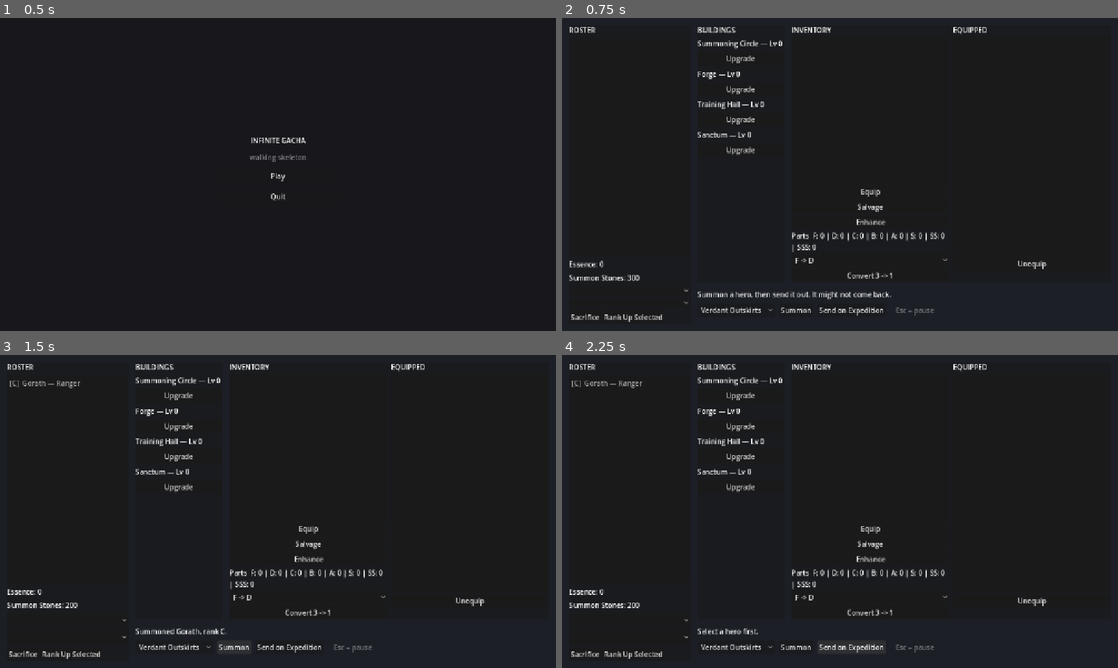
Above: before the commit, frames 1-4 (two rows, left to right).
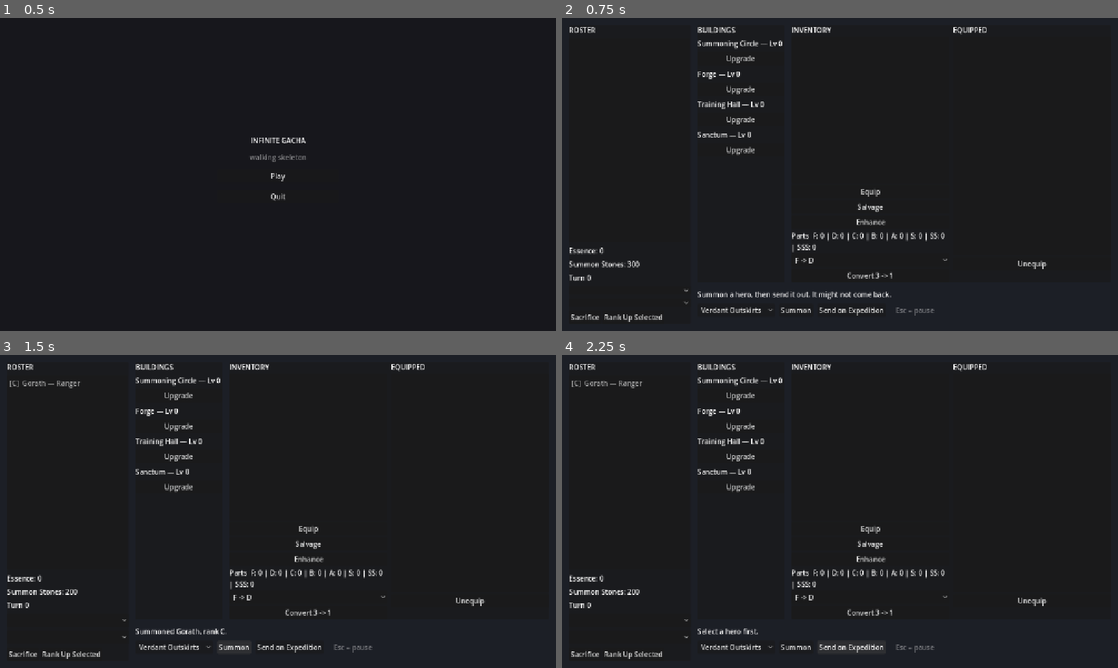
Above: after the commit, the same moments.

Repository: Joony117/Hearthbound
Game: Godot game, scene res://ui/main_menu.tscn
The game is run twice, just before and just after one commit, with the same random seed, the same clock (stepped at 60 frames per second) and the same inputs.
Inputs:
- Up to frame 1 (0.5 s): no input
- Up to frame 2 (0.75 s): click "Play" at 0.5 s
- Up to frame 3 (1.5 s): click "Summon" at 1.25 s
- Up to frame 4 (2.25 s): click "Send on Expedition" at 2 s

Frame 1 is identical in both runs. In frame 2, 0.4% of the frame differs, in the area x 1-14%, y 73-84%; in frame 3, 0.4%; in frame 4, 0.4%.

Commit message:
feat: P2-23 makes turns real, and a lost cache records the one it died on
GameSession.turns is a new persisted int, ticked once per resolved
expedition. COMPLETED/RETREATED/DEFEATED tick it; INVALID_TEAM returns
before the first wave and does not. The tick lands before the wave loop
on purpose: a hero dying on that expedition stamps LostCache.turn_lost
with the turn the run became, so an immediate recovery reads
turns_elapsed == 0 rather than -1, which is the fresh-cache case
SYSTEMS.md verified at 0.35.

turn_lost is the field P2-04e refused to fabricate for want of a counter.
It decodes above LostCache.from_dict's early return on a malformed items
array, so a cache that lost its gear still knows when it was created.

kill_hero() took no new argument - turns is the autoload's own state, not
a balance number smuggled through it.

Gates: import gate exit 0 with zero warnings; GUT 110/110, 9740 asserts;
save_roundtrip_check.gd exit 0 under a temp APPDATA, now asserting a
non-zero turn_lost survives real JSON on disk. Mandatory verifier pass
returned pass-with-concerns on all 8 criteria; its one finding was this
ticket's own allowed-file list, corrected in the body.

Co-Authored-By: Claude Opus 5 <noreply@anthropic.com>

Diff:
--- a/equipment/lost_cache.gd
+++ b/equipment/lost_cache.gd
@@ -5,18 +5,29 @@
 var hero_name: String
 var zone_id: StringName
 var items: Array[Item] = []
+## GameSession.turns at the moment of death. A turn is one resolved expedition; the cache's
+## deadline is turn_lost + 15 + 5 * reliquary_level, evaluated at the recovery attempt rather
+## than frozen here, so a Reliquary upgrade extends caches that already exist (docs/SYSTEMS.md,
+## Turns). Nothing reads this until P2-04f.
+var turn_lost: int = 0
 
 
-func _init(p_hero_name: String = "", p_zone_id: StringName = &"") -> void:
+func _init(p_hero_name: String = "", p_zone_id: StringName = &"", p_turn_lost: int = 0) -> void:
 	hero_name = p_hero_name
 	zone_id = p_zone_id
+	turn_lost = p_turn_lost
 
 
 func to_dict() -> Dictionary:
 	var item_entries: Array[Dictionary] = []
 	for item: Item in items:
 		item_entries.append(item.to_dict())
-	return {"hero_name": hero_name, "zone_id": str(zone_id), "items": item_entries}
+	return {
+		"hero_name": hero_name,
+		"zone_id": str(zone_id),
+		"items": item_entries,
+		"turn_lost": turn_lost,
+	}
 
 
 static func from_dict(data: Dictionary) -> LostCache:
@@ -33,6 +44,9 @@
 		cache.zone_id = StringName(raw_zone_id as String)
 	else:
 		push_error("Invalid lost cache zone_id: expected String, got %s." % type_string(typeof(raw_zone_id)))
+	# Decoded ahead of items because a malformed items array returns early below, and a cache that
+	# lost its gear to a bad save should still know when it was created.
+	cache.turn_lost = maxi(Item.int_field(data, "turn_lost", 0, "lost cache"), 0)
 	# Save-file fields remain Variant until their types are validated.
 	var raw_items: Variant = data.get("items")
 	if not raw_items is Array:
--- a/hub/expedition/expedition.gd
+++ b/hub/expedition/expedition.gd
@@ -30,6 +30,10 @@
 	for hero: Hero in team:
 		if Hero.definition_for(hero.def_id) == null:
 			return OUTCOME_INVALID_TEAM
+	# Before the waves, not after: a hero dying below stamps its LostCache with the turn this
+	# expedition became, so an immediate recovery run reads turns_elapsed == 0 rather than -1
+	# (docs/SYSTEMS.md, Turns).
+	GameSession.advance_turn()
 	var training_hall_level: int = clampi(
 		GameSession.building_levels[2],
 		0,
--- a/hub/hub.gd
+++ b/hub/hub.gd
@@ -13,6 +13,7 @@
 @onready var _target_option: OptionButton = %TargetOption
 @onready var _essence: Label = %Essence
 @onready var _stones: Label = %Stones
+@onready var _turns: Label = %Turns
 @onready var _summon_button: Button = %Summon
 @onready var _inventory_list: ItemList = %InventoryList
 @onready var _parts: Label = %Parts
@@ -32,6 +33,7 @@
 	GameSession.roster_changed.connect(_refresh_roster)
 	GameSession.roster_changed.connect(_refresh_essence)
 	GameSession.roster_changed.connect(_refresh_stones)
+	GameSession.roster_changed.connect(_refresh_turns)
 	GameSession.roster_changed.connect(_refresh_inventory)
 	GameSession.roster_changed.connect(_refresh_parts)
 	GameSession.roster_changed.connect(_refresh_buildings)
@@ -41,6 +43,7 @@
 	_refresh_roster()
 	_refresh_essence()
 	_refresh_stones()
+	_refresh_turns()
 	_refresh_inventory()
 	_refresh_parts()
 	_refresh_buildings()
@@ -96,6 +99,10 @@
 func _refresh_stones() -> void:
 	_stones.text = "Summon Stones: %d" % GameSession.stones
 	_summon_button.disabled = GameSession.stones < BALANCE.summon_pull_cost
+
+
+func _refresh_turns() -> void:
+	_turns.text = "Turn %d" % GameSession.turns
 
 
 func _refresh_inventory() -> void:
--- a/hub/hub.tscn
+++ b/hub/hub.tscn
@@ -131,6 +131,11 @@
 unique_name_in_owner = true
 layout_mode = 2
 text = "Summon Stones: 300"
+
+[node name="Turns" type="Label" parent="UI/Root/RosterPanel/VBox"]
+unique_name_in_owner = true
+layout_mode = 2
+text = "Turn 0"
 
 [node name="FodderOption" type="OptionButton" parent="UI/Root/RosterPanel/VBox"]
 unique_name_in_owner = true
--- a/systems/game_session.gd
+++ b/systems/game_session.gd
@@ -17,6 +17,9 @@
 var building_levels: Array[int] = [0, 0, 0, 0, 0]
 var essence: int = 0
 var stones: int = STARTING_STONES
+## One resolved expedition, per docs/SYSTEMS.md, Turns. Monotonic, never reset - lost-cache decay
+## is measured against it, so a clock that could go backwards would resurrect an expired cache.
+var turns: int = 0
 var lost_caches: Array[LostCache] = []
 var cleared_zone_ids: Dictionary[StringName, bool] = {}
 
@@ -39,6 +42,13 @@
 	roster.append(hero)
 	roster_changed.emit()
 	return true
+
+
+## Called once per expedition that actually runs. An expedition that never reaches a wave
+## (OUTCOME_INVALID_TEAM) is not a turn - nothing happened.
+func advance_turn() -> void:
+	turns += 1
+	roster_changed.emit()
 
 
 func credit_stones(amount: int) -> void:
@@ -171,7 +181,7 @@
 ## reachable from more than one call site is how this game rots.
 func kill_hero(hero: Hero, zone_id: StringName, balance: BalanceTable) -> void:
 	if not hero.equipped.is_empty():
-		var cache := LostCache.new(hero.hero_name, zone_id)
+		var cache := LostCache.new(hero.hero_name, zone_id, turns)
 		for item: Item in hero.equipped.values():
 			cache.items.append(item)
 		lost_caches.append(cache)
@@ -203,6 +213,7 @@
 		"building_levels": building_levels.duplicate(),
 		"essence": essence,
 		"stones": stones,
+		"turns": turns,
 		"lost_caches": lost_cache_entries,
 		"cleared_zone_ids": cleared_entries,
 	}
@@ -215,6 +226,7 @@
 	building_levels.fill(0)
 	essence = 0
 	stones = STARTING_STONES
+	turns = 0
 	lost_caches.clear()
 	cleared_zone_ids.clear()
 	for entry: Variant in _array_field(data, "roster"):
@@ -255,6 +267,7 @@
 		building_levels[building_index] = level
 	essence = maxi(Item.int_field(data, "essence", 0, "game session"), 0)
 	stones = maxi(Item.int_field(data, "stones", STARTING_STONES, "game session"), 0)
+	turns = maxi(Item.int_field(data, "turns", 0, "game session"), 0)
 	for entry: Variant in _array_field(data, "lost_caches"):
 		if entry is Dictionary:
 			lost_caches.append(LostCache.from_dict(entry))
--- a/tests/save_roundtrip_check.gd
+++ b/tests/save_roundtrip_check.gd
@@ -30,6 +30,7 @@
 const STONE_HERO_NAME := "Roundtrip Stone Hero"
 const STONE_REWARD := 75
 const PROGRESS_HERO_NAME := "Untrusted Progress Hero"
+const TURNS_AT_DEATH := 7
 
 var _game_session: Node
 var _save_service: Node
@@ -72,7 +73,7 @@
 	if restore_code != 0:
 		exit_code = restore_code
 	if exit_code == 0:
-		print("PASS: legacy and malformed def_id compatibility, he …(226 unchanged characters)… , inventory, cleared zones, permadeath, save version %d, and byte-identical restoration passed." % _save_version)
+		print("PASS: legacy and malformed def_id compatibility, he …(226 unchanged characters)… , inventory, cleared zones, permadeath, turn counter and lost-cache turn_lost, save version %d, and byte-identical restoration passed." % _save_version)
 	quit(exit_code)
 
 
@@ -582,12 +583,17 @@
 	var doomed_item := Item.new(DOOMED_ITEM_DEF_ID, DOOMED_ITEM_RANK)
 	_game_session.call("add_item", doomed_item)
 	_game_session.call("equip_item", doomed_hero, doomed_item)
+	# Non-zero so a turn_lost that silently defaults to 0 fails here instead of passing by accident.
+	_game_session.set("turns", TURNS_AT_DEATH)
 	_game_session.call("kill_hero", doomed_hero, &"save_roundtrip", preload("res://balance.tres"))
 	_save_service.call("save")
 
 	_roster().clear()
+	_game_session.set("turns", 0)
 	if not _save_service.call("load_game"):
 		return _fail("post-permadeath disk reload", "load_game() == true", "load_game() == false")
+	if _game_session.get("turns") != TURNS_AT_DEATH:
+		return _fail("turn counter after disk reload", str(TURNS_AT_DEATH), str(_game_session.get("turns")))
 	if _roster().size() != 1:
 		return _fail("hero count after permadeath disk reload", "1", str(_roster().size()))
 	if _has_hero(FIRST_HERO_NAME, FIRST_HERO_RANK):
@@ -602,6 +608,8 @@
 		return _fail("lost cache hero name after disk reload", FIRST_HERO_NAME, lost_cache.hero_name)
 	if lost_cache.zone_id != &"save_roundtrip":
 		return _fail("lost cache zone ID after disk reload", "save_roundtrip", str(lost_cache.zone_id))
+	if lost_cache.turn_lost != TURNS_AT_DEATH:
+		return _fail("lost cache turn_lost after disk reload", str(TURNS_AT_DEATH), str(lost_cache.turn_lost))
 	if lost_cache.items.size() != 1:
 		return _fail("lost cache item count after disk reload", "1", str(lost_cache.items.size()))
 	var lost_item: Item = lost_cache.items[0]
@@ -623,6 +631,10 @@
 		return _fail("raw save JSON version key", "present", "missing")
 	if payload.get("version") != _save_version:
 		return _fail("raw save JSON version value", str(_save_version), str(payload.get("version")))
+	if not payload.has("turns"):
+		return _fail("raw save JSON turns key", "present", "missing")
+	if int(payload.get("turns")) != TURNS_AT_DEATH:
+		return _fail("raw save JSON turns value", str(TURNS_AT_DEATH), str(payload.get("turns")))
 
 	return 0
 
--- a/tests/unit/test_expedition.gd
+++ b/tests/unit/test_expedition.gd
@@ -59,6 +59,8 @@
 	assert_eq(outcome, Expedition.OUTCOME_RETREATED)
 	assert_eq(GameSession.stones, stones_before)
 	assert_eq(hero.xp, 12)
+	# A retreat is still a resolved expedition, so it costs a turn (docs/SYSTEMS.md, Turns).
+	assert_eq(GameSession.turns, 1)
 
 
 func test_defeated_expedition_credits_no_stones() -> void:
@@ -73,6 +75,64 @@
 
 	assert_eq(outcome, Expedition.OUTCOME_DEFEATED)
 	assert_eq(GameSession.stones, stones_before)
+
+
+func test_each_resolved_outcome_advances_the_turn_counter_by_one() -> void:
+	var completed_hero: Hero = _add_knight()
+	seed(1)
+	assert_eq(Expedition.new().resolve([completed_hero], _make_zone(0, 1.0, 1)), Expedition.OUTCOME_COMPLETED)
+	assert_eq(GameSession.turns, 1)
+
+	var defeated_hero: Hero = _add_knight("Doomed")
+	seed(1)
+	assert_eq(
+		Expedition.new().resolve([defeated_hero], _make_zone(1_000_000, 1.0, 1)),
+		Expedition.OUTCOME_DEFEATED,
+	)
+	assert_eq(GameSession.turns, 2)
+
+
+func test_hub_turn_readout_updates_without_leaving_the_scene() -> void:
+	GameSession.turns = 3
+	var hub: Node3D = (load("res://hub/hub.tscn") as PackedScene).instantiate() as Node3D
+	add_child_autofree(hub)
+	var turns_label: Label = hub.get_node("%Turns") as Label
+
+	assert_eq(turns_label.text, "Turn 3")
+	GameSession.advance_turn()
+	assert_eq(turns_label.text, "Turn 4")
+
+
+func test_invalid_team_does_not_advance_the_turn_counter() -> void:
+	var hero := Hero.new("Ghost", 0)
+	hero.def_id = &"not_an_archetype"
+	GameSession.add_hero(hero)
+
+	assert_eq(
+		Expedition.new().resolve([hero], _make_zone(0, 1.0, 1)),
+		Expedition.OUTCOME_INVALID_TEAM,
+	)
+	assert_push_error("Missing HeroDefinition")
+	assert_eq(GameSession.turns, 0)
+
+
+## The tick lands before the wave loop, so a cache from a death on this expedition reads
+## turns_elapsed == 0 at an immediate recovery rather than -1 (docs/SYSTEMS.md, Turns).
+func test_a_death_stamps_the_cache_with_the_turn_its_own_expedition_became() -> void:
+	var hero: Hero = _add_knight("Doomed")
+	var item := Item.new(&"ring", 3)
+	GameSession.add_item(item)
+	GameSession.equip_item(hero, item)
+	GameSession.turns = 4
+	seed(1)
+
+	assert_eq(
+		Expedition.new().resolve([hero], _make_zone(1_000_000, 1.0, 1)),
+		Expedition.OUTCOME_DEFEATED,
+	)
+	assert_eq(GameSession.turns, 5)
+	assert_eq(GameSession.lost_caches.size(), 1)
+	assert_eq(GameSession.lost_caches[0].turn_lost, 5)
 
 
 func test_last_hero_death_below_pull_cost_restores_one_pull() -> void:
--- a/tests/unit/test_item.gd
+++ b/tests/unit/test_item.gd
@@ -66,6 +66,40 @@
 	assert_true(GameSession.lost_caches[0].items.is_empty())
 
 
+func test_turns_and_turn_lost_absorb_the_three_untrusted_save_shapes() -> void:
+	var cache_entry: Dictionary = {"hero_name": "Ash", "zone_id": "ashfall", "items": []}
+
+	# Missing: both default to 0 rather than carrying the previous session's clock forward.
+	GameSession.turns = 9
+	GameSession.from_dict({"lost_caches": [cache_entry]})
+	assert_eq(GameSession.turns, 0)
+	assert_eq(GameSession.lost_caches[0].turn_lost, 0)
+
+	# Float: how every int reaches JSON and comes back.
+	GameSession.from_dict({
+		"turns": 12.0,
+		"lost_caches": [cache_entry.merged({"turn_lost": 5.0})],
+	})
+	assert_eq(GameSession.turns, 12)
+	assert_eq(GameSession.lost_caches[0].turn_lost, 5)
+
+	# Explicit null: Dictionary.get()'s default does not absorb it.
+	GameSession.from_dict({
+		"turns": null,
+		"lost_caches": [cache_entry.merged({"turn_lost": null})],
+	})
+	assert_eq(GameSession.turns, 0)
+	assert_eq(GameSession.lost_caches[0].turn_lost, 0)
+
+	# Negative: the clock is monotonic, so a corrupt save floors instead of running it backwards.
+	GameSession.from_dict({
+		"turns": -3,
+		"lost_caches": [cache_entry.merged({"turn_lost": -4})],
+	})
+	assert_eq(GameSession.turns, 0)
+	assert_eq(GameSession.lost_caches[0].turn_lost, 0)
+
+
 func test_explicit_null_version_loads_from_disk_instead_of_crashing_at_boot() -> void:
 	# load_game() reads version before any from_dict, so this one crashes earlier than the rest.
 	var file := FileAccess.open(SaveService.SAVE_PATH, FileAccess.WRITE)
Not shown, changed: docs/TASKS-DONE.md
Not shown, changed: docs/TASKS.md
